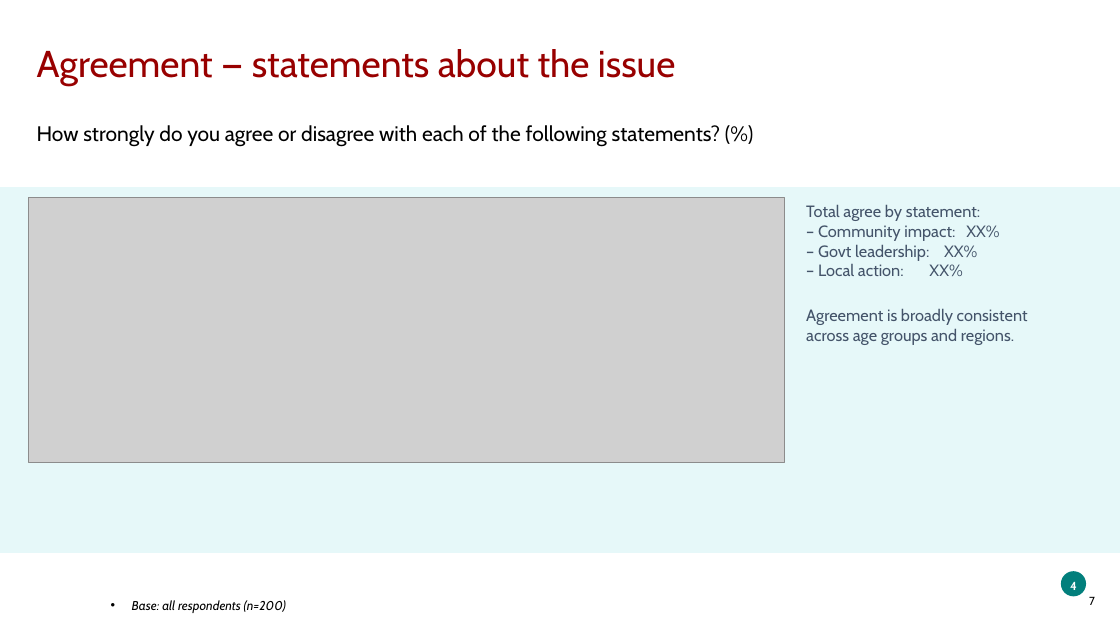
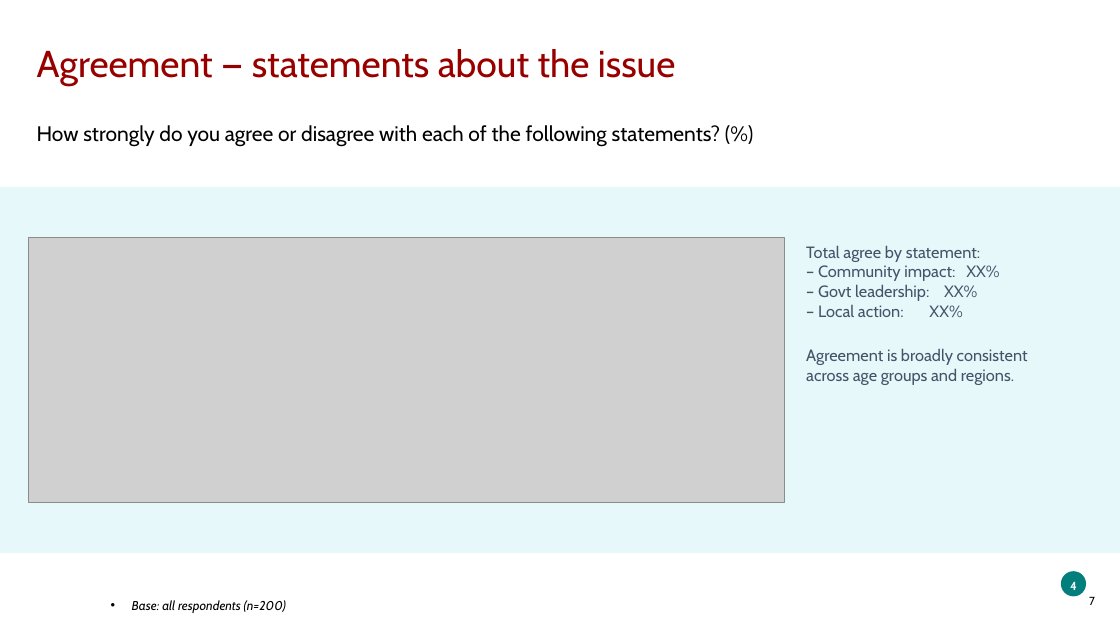
Before and after one commit to ThomasB4242/Test-1, a slide deck: slide 7 of sample_data/output.pptx. Drawn at 1120x630 pixels with LibreOffice and Linux fonts; fonts in the diff are those of the drawing; grey boxes stand for pictures; background and template pictures are left out. Boxes give left, top, right and bottom in pixels: in the first picture for what was removed or moved away, otherwise in the second. Text is boxed around its words. In the diff, an @@ line names an element or a change of style, - is before the commit and + after.

```diff
--- a/sample_data/output.pptx
+++ b/sample_data/output.pptx
@@ picture: place and size @@
-picture at box(29, 197, 785, 462)
+picture at box(29, 238, 785, 502)
@@ text "Total agree by statement:": place and size @@
-text "Total agree by statement:" at box(806, 204, 1028, 345)
+text "Total agree by statement:" at box(806, 245, 1028, 385)
```
Also in this commit, not shown: 2 other slides changed.
